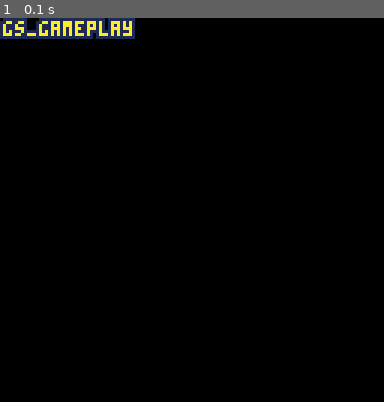
Above: before the commit, frame 1.
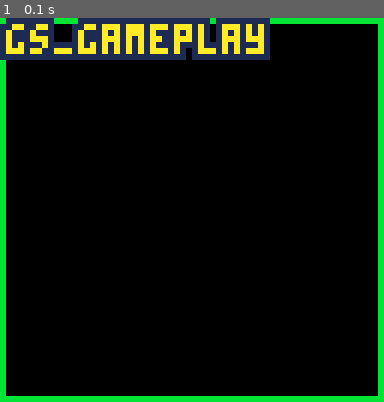
Above: after the commit, the same moment.

Repository: beetrootpaul/lowrezjam2022
Game: PICO-8 cartridge lowrezjam2022.p8
Two runs of this game, one before a commit and one after it. Both use one fixed random seed, a clock stepped at 60 frames per second and the inputs below.
Inputs:
- Up to frame 1 (0.1 s): no input

The runs differ from the first frame. In frame 1, 12% of the frame differs, in the area x 0-100%, y 0-100%.

Commit message:
set 64x64 mode for LOWREZJAM 2022

Diff:
--- a/src/game_states/gs_gameplay.lua
+++ b/src/game_states/gs_gameplay.lua
@@ -16,6 +16,7 @@
 
     function gs.draw()
         if __debug__ then
+            rect(0, 0, u.screen_size - 1, u.screen_size - 1, u.colors.lime)
             u.print_with_outline("gs_gameplay", 1, 1, u.colors.yellow, u.colors.dark_blue)
         end
     end
--- a/src/global/utils.lua
+++ b/src/global/utils.lua
@@ -36,8 +36,8 @@
     map_space_w = 128,
     map_space_h = 64,
 
-    screen_size = 128,
-    screen_size_tiles = 16,
+    screen_size = 64,
+    screen_size_tiles = 8,
 
     text_height = 5,
     text_line_gap = 1,
@@ -97,7 +97,7 @@
 end
 
 function u.print_with_outline(text, x, y, text_color, outline_color)
-    -- Docs on Control Codes: https://www.lexaloffle.com/dl/docs/pico-8_manual.html#Control_Codes
+    -- docs on control codes: https://www.lexaloffle.com/dl/docs/pico-8_manual.html#Control_Codes
     for control_code in all(split "\-f,\-h,\|f,\|h,\+ff,\+hh,\+fh,\+hf") do
         print(control_code .. text, x, y, outline_color)
     end
@@ -106,6 +106,11 @@
 
 function u.reload_map_from_cart()
     reload(0x2000, 0x2000, 0x1000)
+end
+
+function u.set_64x64_mode()
+    -- see: https://www.lexaloffle.com/bbs/?tid=2547
+    poke(0x5f2c, 3)
 end
 
 function u.set_btnp_delay(params)
--- a/src/main.lua
+++ b/src/main.lua
@@ -7,6 +7,8 @@
 local current_gs, next_gs
 
 function _init()
+    u.set_64x64_mode()
+
     next_gs = new_gs_gameplay()
 end
 
